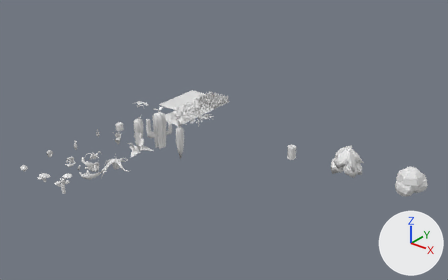
The Blender file scenes/scene-editor.blend, before and after one commit.
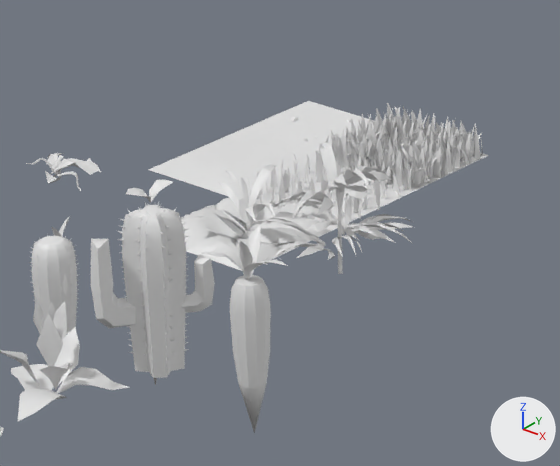
Each version appears first whole from a camera (50 mm lens) standing at (15.53, -15.44, 9.34) and looking at (4.25, -1.34, 0.6), and next in a close-up on the part from 28% to 55% of the width and 25% to 60% of the height. The axes (+X, +Y, +Z) are drawn at lower right. The lights are the same throughout.

Names of what the first close-up shows: 'cactus2', 'cactus3', 'carrot3', 'deadplant', 'fireflower3', 'leaf2', 'leaf3', 'path.014', 'shortgrass', 'soil', 'tallgrass', 'unoccupied.010'.
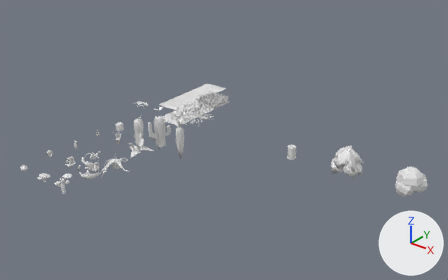
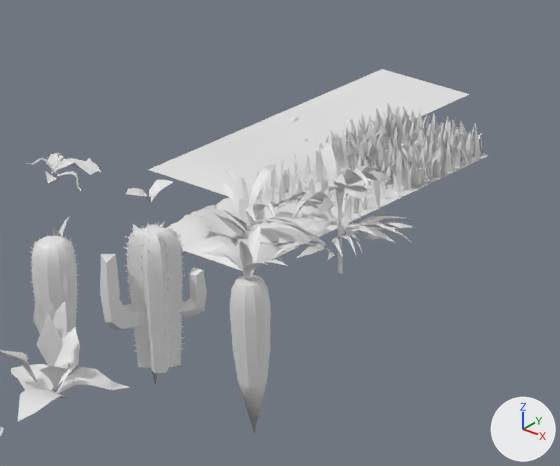
Location of each change, (x1, y1, x2, y2) in pixels of the close-ups (560 x 466 px):
'cactus3', mesh rescaled (14% narrower, 14% shorter): before (90, 202, 215, 378); after (100, 222, 207, 373)
'Plane', added: after (309, 69, 469, 124)

Edits to the bpy script that builds the scene:
```text
Change me_cactus3:
    where me_cactus3.from_pydata(...)  # 893 vertices, 895 faces; spans x -0.24..0.338, y -0.385..0.322, z -0.086..1.166
    used by ob_cactus3; location = (2.0, -2.0, 0.0)
    me_cactus3 part 1: the whole mesh is scaled about its middle by 0.859, then moved by (-0.007, 0.009, -0.061)
Add me_empty:
    me_empty.from_pydata([(-0.5, -0.5, 0.0), (0.5, -0.5, 0.0), (-0.5, 0.5, 0.0), (0.5, 0.5, 0.0)], [], [(0, 1, 3, 2)])
Add ob_plane:
    ob_plane = bpy.data.objects.new('Plane', me_empty)
    ob_plane.location = (0.0, 3.0, 0.0)
```
